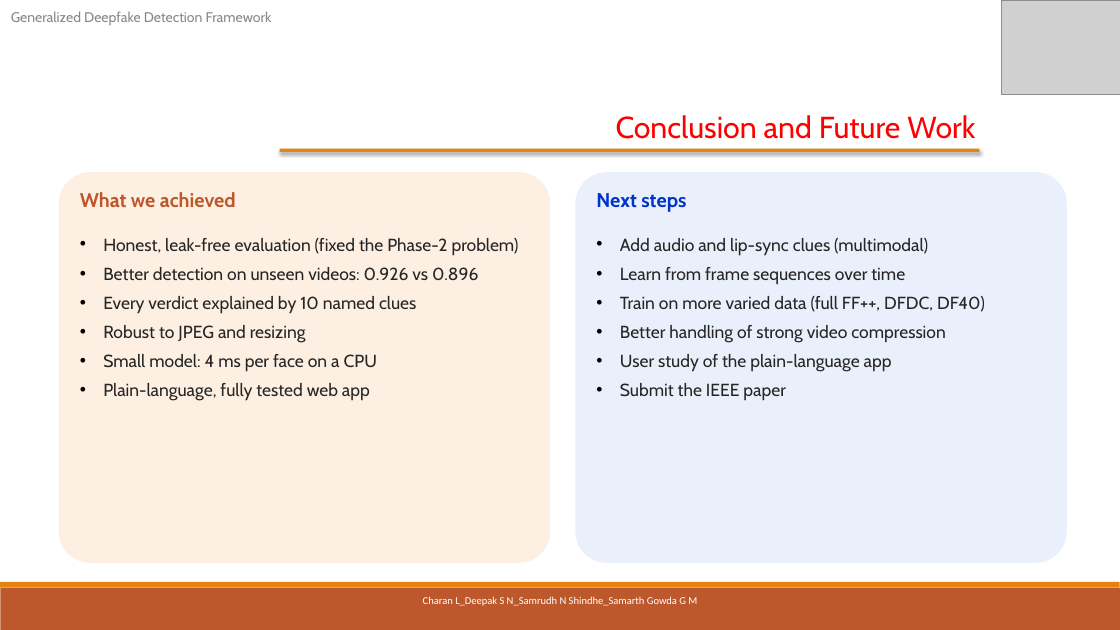
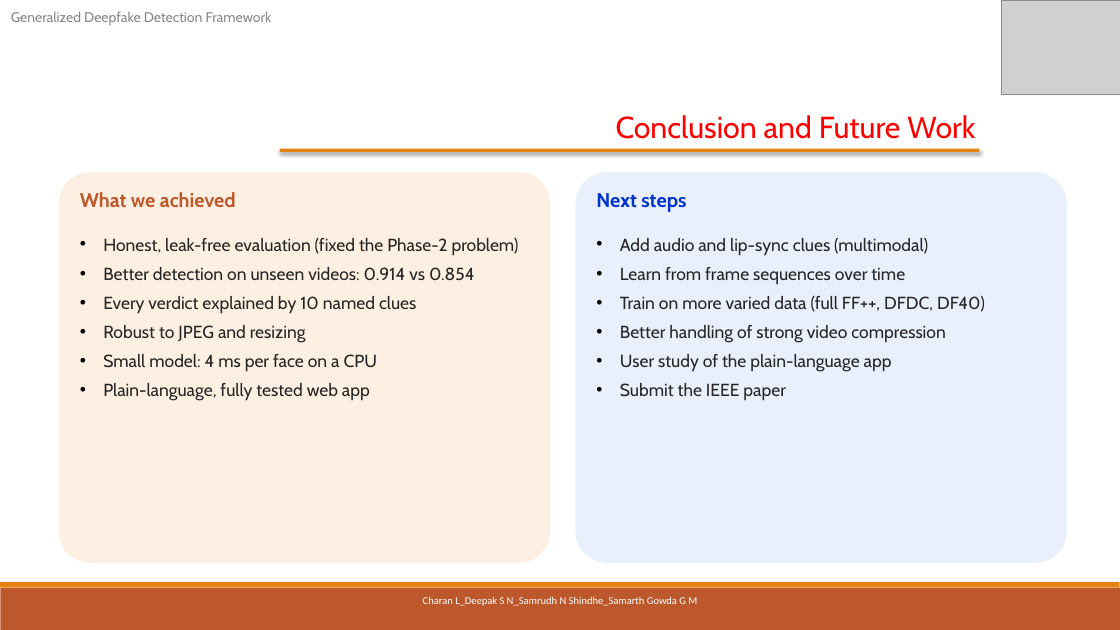
Before and after one commit to pes1ug23cs178/CAPSTONE_PW_26_RJ_02, a slide deck: slide 24 of ESA Report/output/PW26_RJ_02_Review3.pptx. Drawn at 1120x630 pixels with LibreOffice and Linux fonts; fonts in the diff are those of the drawing; grey boxes stand for pictures. Boxes give left, top, right and bottom in pixels: in the first picture for what was removed or moved away, otherwise in the second. Text is boxed around its words. In the diff, an @@ line names an element or a change of style, - is before the commit and + after.

```diff
--- a/ESA Report/output/PW26_RJ_02_Review3.pptx
+++ b/ESA Report/output/PW26_RJ_02_Review3.pptx
@@ text at box(103, 267, 475, 281): text changed @@
-• Better detection on unseen videos: 0.926 vs 0.896
+• Better detection on unseen videos: 0.914 vs 0.854
```
Also in this commit, not shown: 10 other slides changed, 8 other files.
